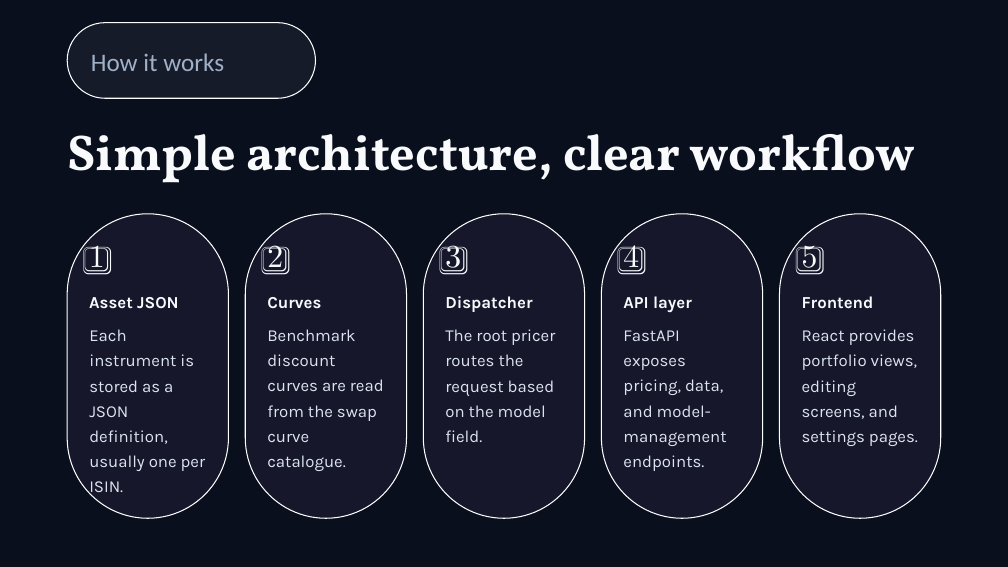
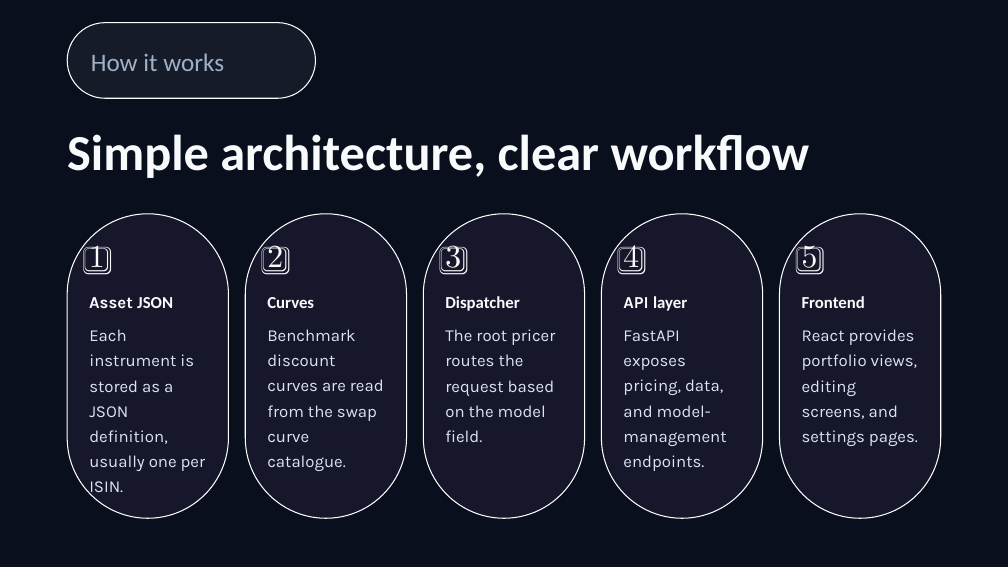
Before and after one commit to LuxSire/QuantyxPricer, a slide deck: slide 4 of docs/QP_overview.pptx. Drawn at 1008x567 pixels with LibreOffice and Linux fonts; fonts in the diff are those of the drawing. Boxes give left, top, right and bottom in pixels: in the first picture for what was removed or moved away, otherwise in the second. Text is boxed around its words. In the diff, an @@ line names an element or a change of style, - is before the commit and + after.

Commit message:
better page front

```diff
--- a/docs/QP_overview.pptx
+++ b/docs/QP_overview.pptx
@@ text "Simple architecture, clear workflow" at (67,134,810,178): font Vollkorn to Calibri @@
@@ text "Asset JSON" at (89,297,173,309): font Karla to Calibri in "JSON" @@
@@ text "API layer" at (623,296,687,311): font Karla to Calibri in "layer" @@
@@ font Karla to Calibri in 3 elements at (267,297,314,308), (445,296,520,311), (802,296,865,308) @@
```
Also in this commit, not shown: 2 other slides changed, 25 other files.
